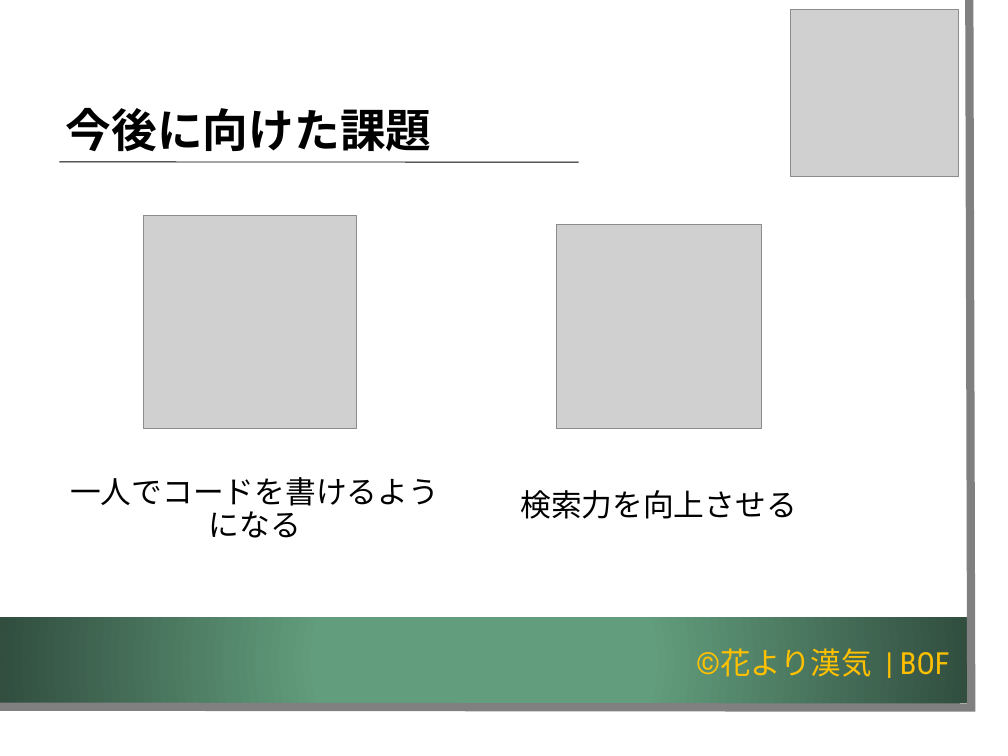
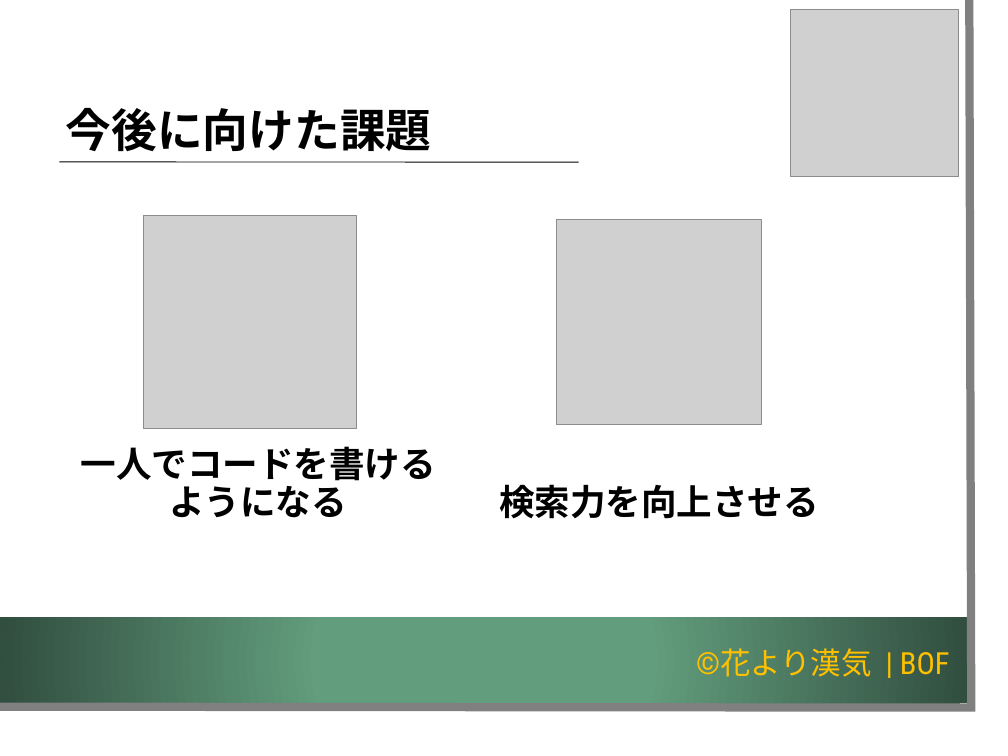
Before and after one commit to K-MIGTA/hanayoriRepo, a slide deck: slide 14 of 成果報告会_発表用スライド_チーム開発演習編集版_1.2.pptx. Drawn at 1008x756 pixels with LibreOffice and Linux fonts; fonts in the diff are those of the drawing; grey boxes stand for pictures; background and template pictures are left out. Boxes give left, top, right and bottom in pixels: in the first picture for what was removed or moved away, otherwise in the second. Text is boxed around its words. In the diff, an @@ line names an element or a change of style, - is before the commit and + after.

```diff
--- a/成果報告会_発表用スライド_チーム開発演習編集版_1.2.pptx
+++ b/成果報告会_発表用スライド_チーム開発演習編集版_1.2.pptx
@@ picture: place and size @@
-picture at box(557, 224, 762, 429)
+picture at box(557, 220, 762, 425)
@@ text "一人でコードを書けるようになる" at box(81, 446, 436, 518): size 24.2 to 28 pt, bold on @@
@@ text "一人でコードを書けるようになる": place and size @@
-text "一人でコードを書けるようになる" at box(70, 477, 439, 538)
+text "一人でコードを書けるようになる" at box(81, 446, 436, 518)
@@ text "検索力を向上させる" at box(499, 484, 819, 519): size 24.2 to 28 pt, bold on @@
```
Also in this commit, not shown: 13 other slides changed.
